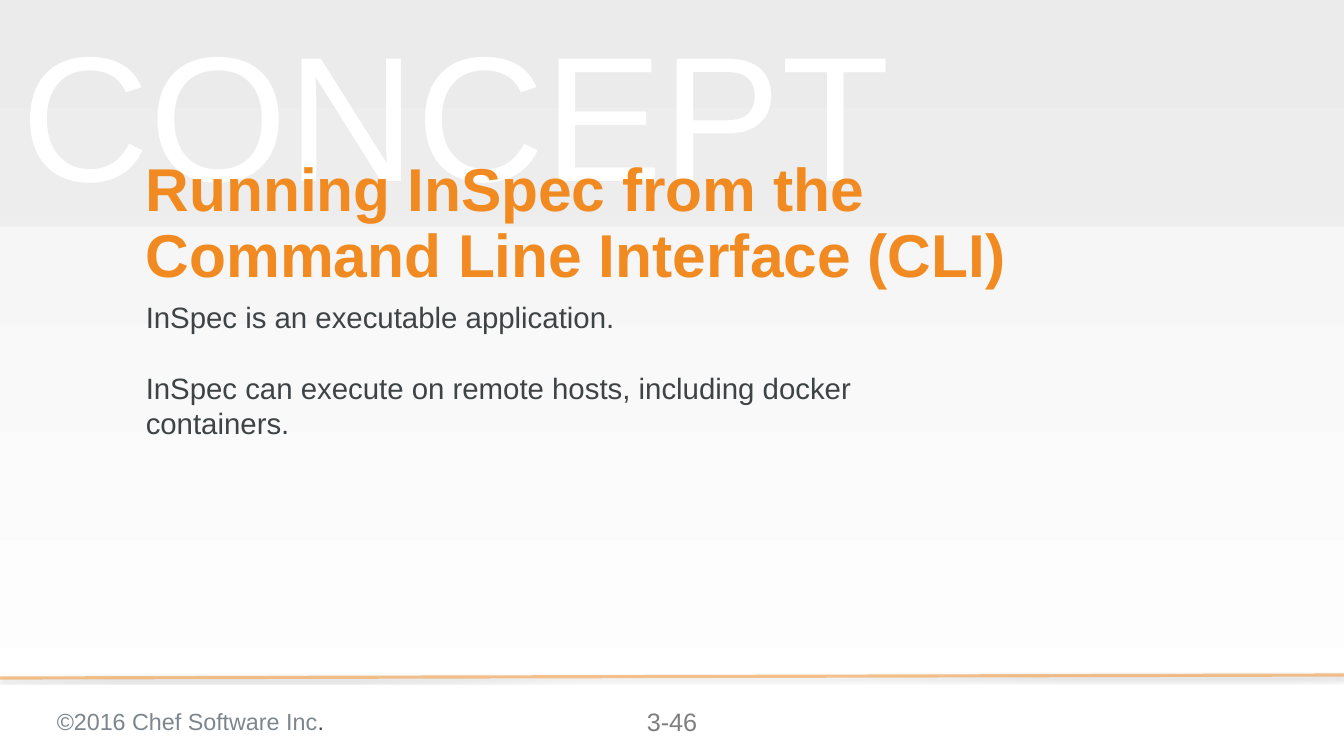
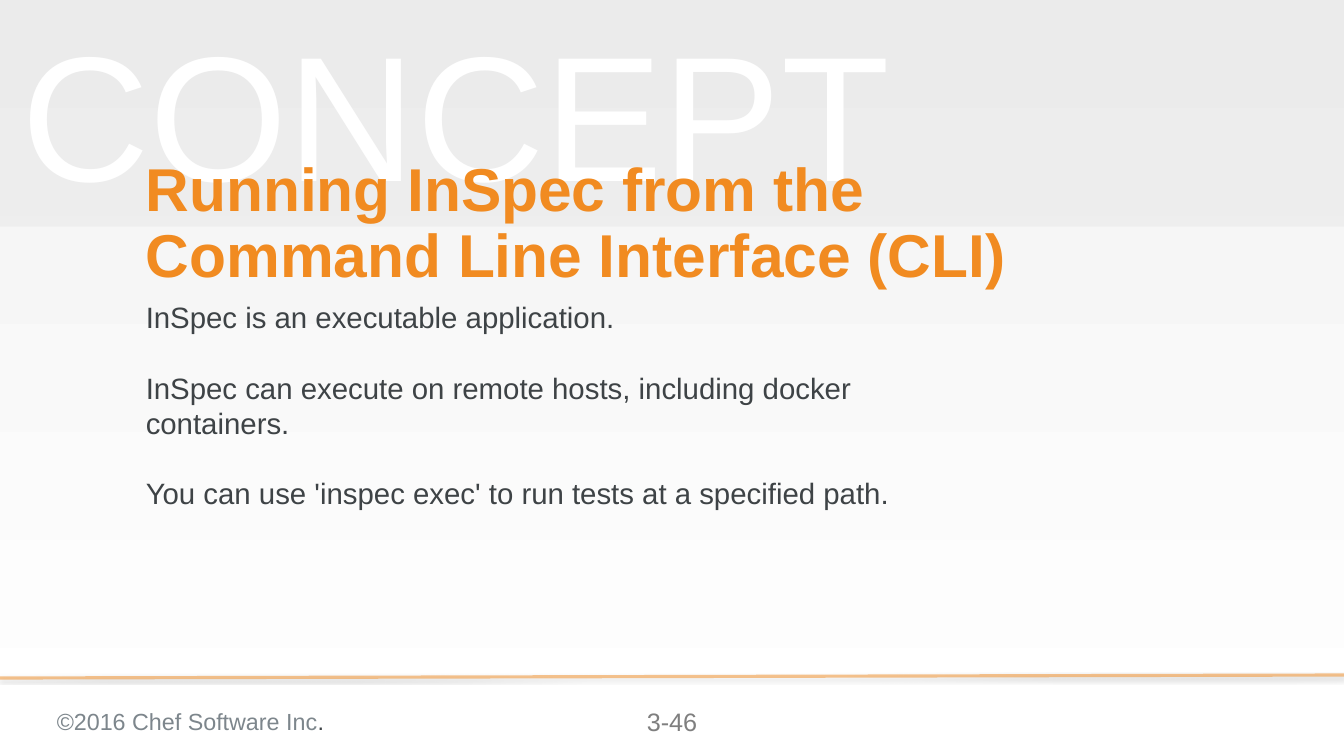
Before and after one commit to bchamby/chef-compliance-installation-configuration-operation, a slide deck: slide 46 of 03-initial-configuration-scans.pptx. Drawn at 1344x756 pixels with LibreOffice and Linux fonts; fonts in the diff are those of the drawing; background and template pictures are left out. Boxes give left, top, right and bottom in pixels: in the first picture for what was removed or moved away, otherwise in the second. Text is boxed around its words. In the diff, an @@ line names an element or a change of style, - is before the commit and + after.

```diff
--- a/03-initial-configuration-scans.pptx
+++ b/03-initial-configuration-scans.pptx
@@ subtitle at (146, 482, 888, 510): paragraph added @@
+You can use 'inspec exec' to run tests at a specified path.
```
Also in this commit, not shown: 1 other slide changed.
